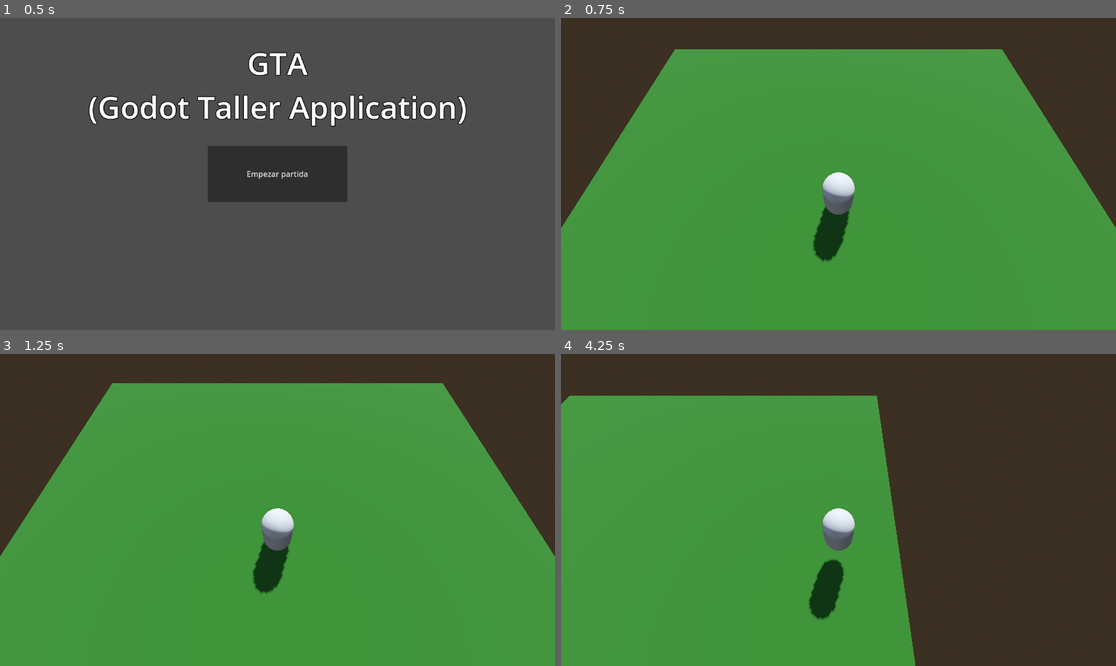
Above: before the commit, frames 1-4 (two rows, left to right).
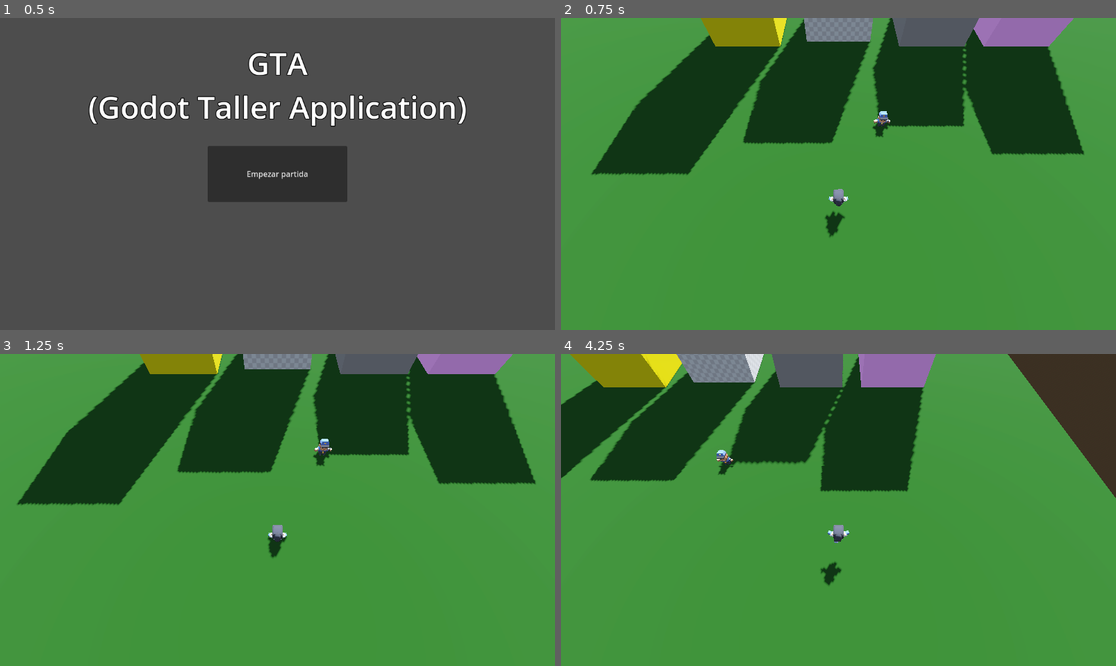
Above: after the commit, the same moments.

Repository: rafalagoon/tallergodot_2024Q4
Game: Godot game, scene res://scenes/main_menu.tscn
Same seed, same stepped clock (60 frames per second), same inputs: the game is played once before the commit and once after it. Before the commit the project starts from res://main_menu.tscn.
Inputs:
- Up to frame 1 (0.5 s): no input
- Up to frame 2 (0.75 s): click "Empezar partida" at 0.5 s
- Up to frame 3 (1.25 s): no input
- Up to frame 4 (4.25 s): tap Enter (ui_accept) at 1.25, 1.35, 1.52, 1.82, 2.1, 2.27, 2.57, 2.85, 3.6, 3.77, 4.07 s; hold Right (ui_right) 1.28-2.03 s; hold Down (ui_down) 2.03-2.78 s; hold Right (ui_right) 2.78-3.53 s; hold Up (ui_up) from 3.53 s (still down)

Frame 1 is identical in both runs. In frame 2, 43% of the frame differs, in the area x 0-100%, y 0-79%; in frame 3, 40%; in frame 4, 58%, in the area x 0-100%, y 0-100%.

Commit message:
Sesión 2

Diff:
--- a/game.tscn
+++ /dev/null
@@ -1,60 +0,0 @@
-[gd_scene load_steps=10 format=3 uid="uid://b5vsmtvkuhdkk"]
-
-[ext_resource type="Script" path="res://player.gd" id="1_hqc2d"]
-
-[sub_resource type="ProceduralSkyMaterial" id="ProceduralSkyMaterial_f8a0a"]
-sky_horizon_color = Color(0.64625, 0.65575, 0.67075, 1)
-ground_horizon_color = Color(0.64625, 0.65575, 0.67075, 1)
-
-[sub_resource type="Sky" id="Sky_on5o2"]
-sky_material = SubResource("ProceduralSkyMaterial_f8a0a")
-
-[sub_resource type="Environment" id="Environment_1n77g"]
-background_mode = 2
-sky = SubResource("Sky_on5o2")
-tonemap_mode = 2
-glow_enabled = true
-
-[sub_resource type="StandardMaterial3D" id="StandardMaterial3D_43xod"]
-albedo_color = Color(0.113517, 0.293836, 0.0572597, 1)
-
-[sub_resource type="BoxMesh" id="BoxMesh_1ewhn"]
-material = SubResource("StandardMaterial3D_43xod")
-size = Vector3(20, 0.1, 20)
-
-[sub_resource type="ConcavePolygonShape3D" id="ConcavePolygonShape3D_pmknv"]
-data = PackedVector3Array(-10, 0.05, 10, 10, 0.05, 10, -10, -0.05, 10, 10, 0.05, 10, 10, -0.05, 10, -10, -0.05, 10, 10, 0.05, -10, -10, 0.05, -10, 10, -0.05, -10, -10, 0.05, -10, -10, -0.05, -10, 10, -0.05, -10, 10, 0.05, 10, 10, 0.05, -10, 10, -0.05, 10, 10, 0.05, -10, 10, -0.05, -10, 10, -0.05, 10, -10, 0.05, -10, -10, 0.05, 10, -10, -0.05, -10, -10, 0.05, 10, -10, -0.05, 10, -10, -0.05, -10, 10, 0.05, 10, -10, 0.05, 10, 10, 0.05, -10, -10, 0.05, 10, -10, 0.05, -10, 10, 0.05, -10, -10, -0.05, 10, 10, -0.05, 10, -10, -0.05, -10, 10, -0.05, 10, 10, -0.05, -10, -10, -0.05, -10)
-
-[sub_resource type="CapsuleShape3D" id="CapsuleShape3D_vbwla"]
-
-[sub_resource type="CapsuleMesh" id="CapsuleMesh_x6njl"]
-
-[node name="Game" type="Node3D"]
-
-[node name="DirectionalLight3D" type="DirectionalLight3D" parent="."]
-transform = Transform3D(-0.865032, -0.467095, 0.183144, -0.182071, 0.632405, 0.752937, -0.467514, 0.617969, -0.632095, -0.518717, 4.14284, -11.1521)
-shadow_enabled = true
-
-[node name="WorldEnvironment" type="WorldEnvironment" parent="."]
-environment = SubResource("Environment_1n77g")
-
-[node name="Floor" type="MeshInstance3D" parent="."]
-mesh = SubResource("BoxMesh_1ewhn")
-
-[node name="StaticBody3D" type="StaticBody3D" parent="Floor"]
-
-[node name="CollisionShape3D" type="CollisionShape3D" parent="Floor/StaticBody3D"]
-shape = SubResource("ConcavePolygonShape3D_pmknv")
-
-[node name="Player" type="CharacterBody3D" parent="."]
-transform = Transform3D(1, 0, 0, 0, 1, 0, 0, 0, 1, 0, 1.30593, 0)
-script = ExtResource("1_hqc2d")
-
-[node name="CollisionShape3D" type="CollisionShape3D" parent="Player"]
-shape = SubResource("CapsuleShape3D_vbwla")
-
-[node name="MeshInstance3D" type="MeshInstance3D" parent="Player"]
-mesh = SubResource("CapsuleMesh_x6njl")
-
-[node name="Camera3D" type="Camera3D" parent="Player"]
-transform = Transform3D(1, 0, 0, 0, 0.470088, 0.88262, 0, -0.88262, 0.470088, 0, 6.25195, 2.55286)
--- a/project.godot
+++ b/project.godot
@@ -11,6 +11,6 @@
 [application]
 
 config/name="GTA"
-run/main_scene="res://main_menu.tscn"
+run/main_scene="res://scenes/main_menu.tscn"
 config/features=PackedStringArray("4.3", "Forward Plus")
 config/icon="res://icon.svg"
--- /dev/null
+++ b/scenes/building_1.tscn
@@ -0,0 +1,23 @@
+[gd_scene load_steps=5 format=3 uid="uid://ds785v17g1g3i"]
+
+[ext_resource type="Texture2D" uid="uid://don8ueplxycb7" path="res://assets/textures/Light/texture_07.png" id="1_8d5bg"]
+
+[sub_resource type="StandardMaterial3D" id="StandardMaterial3D_q53kt"]
+albedo_texture = ExtResource("1_8d5bg")
+uv1_triplanar = true
+
+[sub_resource type="BoxMesh" id="BoxMesh_16dun"]
+material = SubResource("StandardMaterial3D_q53kt")
+size = Vector3(4, 10, 4)
+
+[sub_resource type="ConcavePolygonShape3D" id="ConcavePolygonShape3D_x17x7"]
+data = PackedVector3Array(-2, 5, 2, 2, 5, 2, -2, -5, 2, 2, 5, 2, 2, -5, 2, -2, -5, 2, 2, 5, -2, -2, 5, -2, 2, -5, -2, -2, 5, -2, -2, -5, -2, 2, -5, -2, 2, 5, 2, 2, 5, -2, 2, -5, 2, 2, 5, -2, 2, -5, -2, 2, -5, 2, -2, 5, -2, -2, 5, 2, -2, -5, -2, -2, 5, 2, -2, -5, 2, -2, -5, -2, 2, 5, 2, -2, 5, 2, 2, 5, -2, -2, 5, 2, -2, 5, -2, 2, 5, -2, -2, -5, 2, 2, -5, 2, -2, -5, -2, 2, -5, 2, 2, -5, -2, -2, -5, -2)
+
+[node name="Building1" type="MeshInstance3D"]
+transform = Transform3D(1, 0, 0, 0, 1, 0, 0, 0, 1, 0, 4.624, 0)
+mesh = SubResource("BoxMesh_16dun")
+
+[node name="StaticBody3D" type="StaticBody3D" parent="."]
+
+[node name="CollisionShape3D" type="CollisionShape3D" parent="StaticBody3D"]
+shape = SubResource("ConcavePolygonShape3D_x17x7")
--- /dev/null
+++ b/scenes/game.gd
@@ -0,0 +1,19 @@
+extends Node3D
+
+
+# Called when the node enters the scene tree for the first time.
+func _ready() -> void:
+	pass # Replace with function body.
+
+
+# Called every frame. 'delta' is the elapsed time since the previous frame.
+func _process(delta: float) -> void:
+	pass
+
+
+func _on_area_3d_body_entered(body: Node3D) -> void:
+	$Dialogue.text = "Hola, que tal?"
+
+
+func _on_area_3d_body_exited(body: Node3D) -> void:
+	$Dialogue.text = ""
--- /dev/null
+++ b/scenes/game.tscn
@@ -0,0 +1,110 @@
+[gd_scene load_steps=16 format=3 uid="uid://b5vsmtvkuhdkk"]
+
+[ext_resource type="PackedScene" uid="uid://dw7xhfjh0irkb" path="res://scenes/player.tscn" id="1_tc4m1"]
+[ext_resource type="Script" path="res://scenes/game.gd" id="1_wm7tu"]
+[ext_resource type="PackedScene" uid="uid://ds785v17g1g3i" path="res://scenes/building_1.tscn" id="2_u555w"]
+[ext_resource type="PackedScene" uid="uid://dh5ksxk761v26" path="res://scenes/npc.tscn" id="3_viknc"]
+
+[sub_resource type="ProceduralSkyMaterial" id="ProceduralSkyMaterial_f8a0a"]
+sky_horizon_color = Color(0.64625, 0.65575, 0.67075, 1)
+ground_horizon_color = Color(0.64625, 0.65575, 0.67075, 1)
+
+[sub_resource type="Sky" id="Sky_on5o2"]
+sky_material = SubResource("ProceduralSkyMaterial_f8a0a")
+
+[sub_resource type="Environment" id="Environment_1n77g"]
+background_mode = 2
+sky = SubResource("Sky_on5o2")
+tonemap_mode = 2
+glow_enabled = true
+
+[sub_resource type="StandardMaterial3D" id="StandardMaterial3D_43xod"]
+albedo_color = Color(0.113517, 0.293836, 0.0572597, 1)
+
+[sub_resource type="BoxMesh" id="BoxMesh_1ewhn"]
+material = SubResource("StandardMaterial3D_43xod")
+size = Vector3(40, 0.1, 40)
+
+[sub_resource type="BoxShape3D" id="BoxShape3D_hr08d"]
+size = Vector3(40, 0.1, 40)
+
+[sub_resource type="BoxMesh" id="BoxMesh_b657q"]
+size = Vector3(4, 7.89, 4)
+
+[sub_resource type="StandardMaterial3D" id="StandardMaterial3D_1kfjq"]
+albedo_color = Color(0.972653, 0.673126, 1, 1)
+
+[sub_resource type="BoxMesh" id="BoxMesh_qq82a"]
+material = SubResource("StandardMaterial3D_1kfjq")
+size = Vector3(4, 10, 4)
+
+[sub_resource type="StandardMaterial3D" id="StandardMaterial3D_es50q"]
+albedo_color = Color(0.867657, 0.819132, 1.15514e-06, 1)
+
+[sub_resource type="BoxMesh" id="BoxMesh_afnoo"]
+material = SubResource("StandardMaterial3D_es50q")
+size = Vector3(4, 12.34, 4)
+
+[node name="Game" type="Node3D"]
+script = ExtResource("1_wm7tu")
+
+[node name="DirectionalLight3D" type="DirectionalLight3D" parent="."]
+transform = Transform3D(-0.865032, -0.467095, 0.183144, -0.182071, 0.632405, 0.752937, -0.467514, 0.617969, -0.632095, -0.518717, 4.14284, -11.1521)
+shadow_enabled = true
+
+[node name="WorldEnvironment" type="WorldEnvironment" parent="."]
+environment = SubResource("Environment_1n77g")
+
+[node name="Floor" type="MeshInstance3D" parent="."]
+mesh = SubResource("BoxMesh_1ewhn")
+
+[node name="StaticBody3D" type="StaticBody3D" parent="Floor"]
+
+[node name="CollisionShape3D" type="CollisionShape3D" parent="Floor/StaticBody3D"]
+shape = SubResource("BoxShape3D_hr08d")
+
+[node name="Player" parent="." instance=ExtResource("1_tc4m1")]
+
+[node name="Stage" type="Node3D" parent="."]
+transform = Transform3D(-4.37114e-08, 0, -1, 0, 1, 0, 1, 0, -4.37114e-08, 0, 0, 0)
+
+[node name="Buildings" type="Node3D" parent="Stage"]
+
+[node name="Building1" parent="Stage/Buildings" instance=ExtResource("2_u555w")]
+transform = Transform3D(1, 0, 0, 0, 1, 0, 0, 0, 1, -12.8584, 4.624, 5.6206e-07)
+
+[node name="Building5" parent="Stage/Buildings" instance=ExtResource("2_u555w")]
+transform = Transform3D(1, 0, 0, 0, 1, 0, 0, 0, 1, 10.6604, 4.624, -4.65979e-07)
+
+[node name="Building2" type="MeshInstance3D" parent="Stage/Buildings"]
+transform = Transform3D(1, 0, 0, 0, 1, 0, 0, 0, 1, -12.2813, 3.81684, -5.74936)
+mesh = SubResource("BoxMesh_b657q")
+
+[node name="Building3" type="MeshInstance3D" parent="Stage/Buildings"]
+transform = Transform3D(1, 0, 0, 0, 1, 0, 0, 0, 1, -12.2813, 4.62393, -10.9707)
+mesh = SubResource("BoxMesh_qq82a")
+
+[node name="Building4" type="MeshInstance3D" parent="Stage/Buildings"]
+transform = Transform3D(1, 0, 0, 0, 1, 0, 0, 0, 1, -12.2813, 4.62393, 5.59172)
+mesh = SubResource("BoxMesh_afnoo")
+
+[node name="NPC" parent="." instance=ExtResource("3_viknc")]
+transform = Transform3D(1, 0, 0, 0, 1, 0, 0, 0, 1, 2, 0.35447, -4)
+
+[node name="Dialogue" type="RichTextLabel" parent="."]
+anchors_preset = 7
+anchor_left = 0.5
+anchor_top = 1.0
+anchor_right = 0.5
+anchor_bottom = 1.0
+offset_left = -248.0
+offset_top = -151.0
+offset_right = 248.0
+offset_bottom = -39.0
+grow_horizontal = 2
+grow_vertical = 0
+
+[connection signal="body_entered" from="NPC/Area3D" to="." method="_on_area_3d_body_entered"]
+[connection signal="body_exited" from="NPC/Area3D" to="." method="_on_area_3d_body_exited"]
+
+[editable path="NPC"]
--- a/main_menu.gd
+++ b/scenes/main_menu.gd
@@ -12,4 +12,4 @@
 
 
 func _on_start_pressed() -> void:
-	get_tree().change_scene_to_file("res://game.tscn")
+	get_tree().change_scene_to_file("res://scenes/game.tscn")
--- a/main_menu.tscn
+++ b/scenes/main_menu.tscn
@@ -1,6 +1,6 @@
 [gd_scene load_steps=2 format=3 uid="uid://ca7upue3mtmy0"]
 
-[ext_resource type="Script" path="res://main_menu.gd" id="1_mxbcc"]
+[ext_resource type="Script" path="res://scenes/main_menu.gd" id="1_mxbcc"]
 
 [node name="MainMenu" type="Control"]
 layout_mode = 3
--- /dev/null
+++ b/scenes/npc.gd
@@ -0,0 +1,5 @@
+extends CharacterBody3D
+
+
+func _on_area_3d_body_entered(body: Node3D) -> void:
+	print("Hola, que tal?")
--- /dev/null
+++ b/scenes/npc.tscn
@@ -0,0 +1,30 @@
+[gd_scene load_steps=5 format=3 uid="uid://dh5ksxk761v26"]
+
+[ext_resource type="PackedScene" uid="uid://dwt6mqfmpxa2q" path="res://assets/models/characters/character-male-c.glb" id="1_2x6w7"]
+[ext_resource type="Script" path="res://scenes/npc.gd" id="1_dct6j"]
+
+[sub_resource type="CapsuleShape3D" id="CapsuleShape3D_3tgc1"]
+radius = 0.176649
+height = 0.691584
+
+[sub_resource type="CylinderShape3D" id="CylinderShape3D_hvp2s"]
+height = 0.279522
+radius = 0.83596
+
+[node name="NPC" type="CharacterBody3D"]
+script = ExtResource("1_dct6j")
+
+[node name="character-male-c2" parent="." instance=ExtResource("1_2x6w7")]
+transform = Transform3D(1, 0, 0, 0, 1, 0, 0, 0, 1, 0, -0.312667, 0)
+
+[node name="CollisionShape3D" type="CollisionShape3D" parent="."]
+shape = SubResource("CapsuleShape3D_3tgc1")
+
+[node name="Area3D" type="Area3D" parent="."]
+collision_layer = 0
+collision_mask = 2
+
+[node name="CollisionShape3D" type="CollisionShape3D" parent="Area3D"]
+shape = SubResource("CylinderShape3D_hvp2s")
+
+[connection signal="body_entered" from="Area3D" to="." method="_on_area_3d_body_entered"]
--- a/player.gd
+++ b/scenes/player.gd
@@ -4,24 +4,37 @@
 const SPEED = 5.0
 const JUMP_VELOCITY = 4.5
 
+var jumping:bool = false
+
+
 
 func _physics_process(delta: float) -> void:
 	# Add the gravity.
 	if not is_on_floor():
 		velocity += get_gravity() * delta
+	else:
+		jumping = false
 
 	# Handle jump.
 	if Input.is_action_just_pressed("ui_accept") and is_on_floor():
+		jumping = true
 		velocity.y = JUMP_VELOCITY
+		$Body/AnimationPlayer.play("jump")
 
 	# Get the input direction and handle the movement/deceleration.
 	# As good practice, you should replace UI actions with custom gameplay actions.
 	var input_dir := Input.get_vector("ui_left", "ui_right", "ui_up", "ui_down")
 	var direction := (transform.basis * Vector3(input_dir.x, 0, input_dir.y)).normalized()
 	if direction:
+		if not jumping:
+			$Body/AnimationPlayer.play("walk")
+
 		velocity.x = direction.x * SPEED
 		velocity.z = direction.z * SPEED
 	else:
+		if not jumping:
+			$Body/AnimationPlayer.play("idle")
+
 		velocity.x = move_toward(velocity.x, 0, SPEED)
 		velocity.z = move_toward(velocity.z, 0, SPEED)
 
--- /dev/null
+++ b/scenes/player.tscn
@@ -0,0 +1,33 @@
+[gd_scene load_steps=4 format=3 uid="uid://dw7xhfjh0irkb"]
+
+[ext_resource type="Script" path="res://scenes/player.gd" id="1_l2jna"]
+[ext_resource type="PackedScene" uid="uid://bov86dymj1u3x" path="res://assets/models/characters/character-female-e.glb" id="2_lan3m"]
+
+[sub_resource type="CapsuleShape3D" id="CapsuleShape3D_vbwla"]
+radius = 0.32953
+height = 1.29138
+
+[node name="Player" type="CharacterBody3D"]
+transform = Transform3D(1, 0, 0, 0, 1, 0, 0, 0, 1, 0, 1.30593, 0)
+collision_layer = 3
+script = ExtResource("1_l2jna")
+
+[node name="CollisionShape3D" type="CollisionShape3D" parent="."]
+shape = SubResource("CapsuleShape3D_vbwla")
+
+[node name="Camera3D" type="Camera3D" parent="."]
+transform = Transform3D(1, 0, 0, 0, 0.470088, 0.88262, 0, -0.88262, 0.470088, 0, 6.25195, 2.55286)
+
+[node name="Body" parent="." instance=ExtResource("2_lan3m")]
+transform = Transform3D(-1, 0, -8.74228e-08, 0, 1, 0, 8.74228e-08, 0, -1, 0, -0.617899, 0)
+
+[node name="Skeleton3D" parent="Body/character-female-e" index="0"]
+bones/0/position = Vector3(0, 0.0282547, 0)
+bones/1/rotation = Quaternion(-0.38146, 0, 0, 0.924385)
+bones/2/rotation = Quaternion(0.38146, 0, 0, 0.924385)
+bones/3/rotation = Quaternion(0, -0.0739033, 0, 0.997265)
+bones/4/rotation = Quaternion(-0.0516108, 0.213986, -0.236737, 0.94631)
+bones/5/rotation = Quaternion(0.0516108, 0.213986, 0.236737, 0.94631)
+bones/6/rotation = Quaternion(0, 0.0492938, 0, 0.998784)
+
+[editable path="Body"]
Binary file added: assets/models/characters/Textures/colormap.png
Not shown, added: assets/models/characters/Textures/colormap.png.import
Binary file added: assets/models/characters/aid-cane-blind.glb
Not shown, added: assets/models/characters/aid-cane-blind.glb.import
Binary file added: assets/models/characters/aid-cane-low-vision.glb
Not shown, added: assets/models/characters/aid-cane-low-vision.glb.import
Binary file added: assets/models/characters/aid-cane.glb
Not shown, added: assets/models/characters/aid-cane.glb.import
Binary file added: assets/models/characters/aid-crutch.glb
Not shown, added: assets/models/characters/aid-crutch.glb.import
Binary file added: assets/models/characters/aid-defibrillator-green.glb
Not shown, added: assets/models/characters/aid-defibrillator-green.glb.import
(and 68 more such lines)
